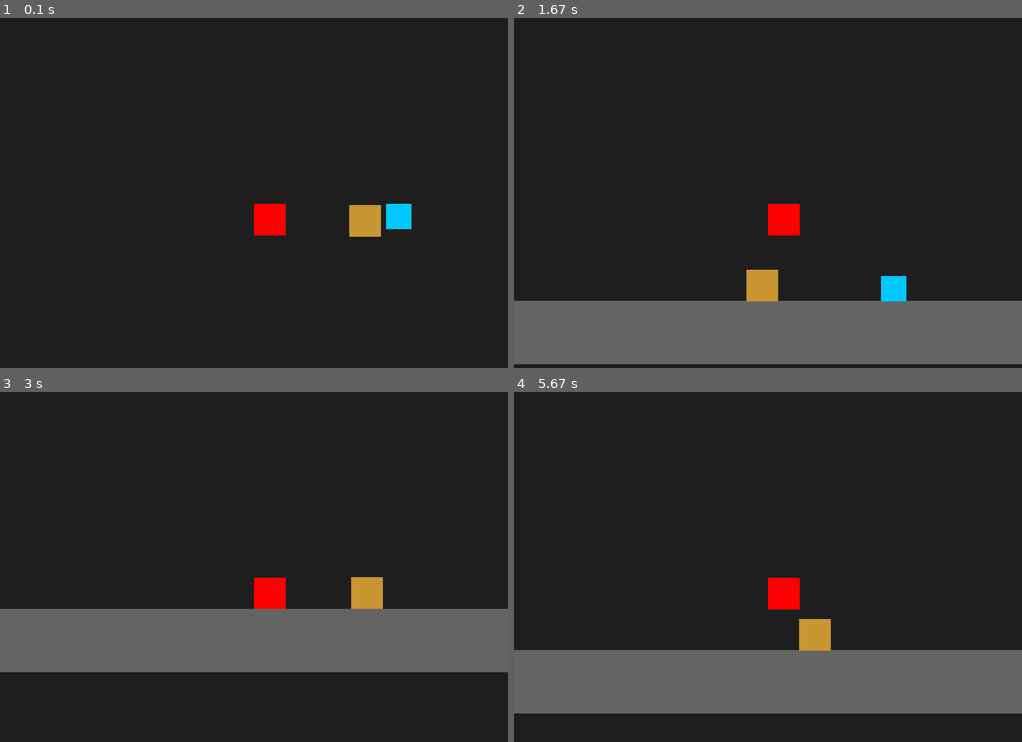
Above: before the commit, frames 1-4 (two rows, left to right).
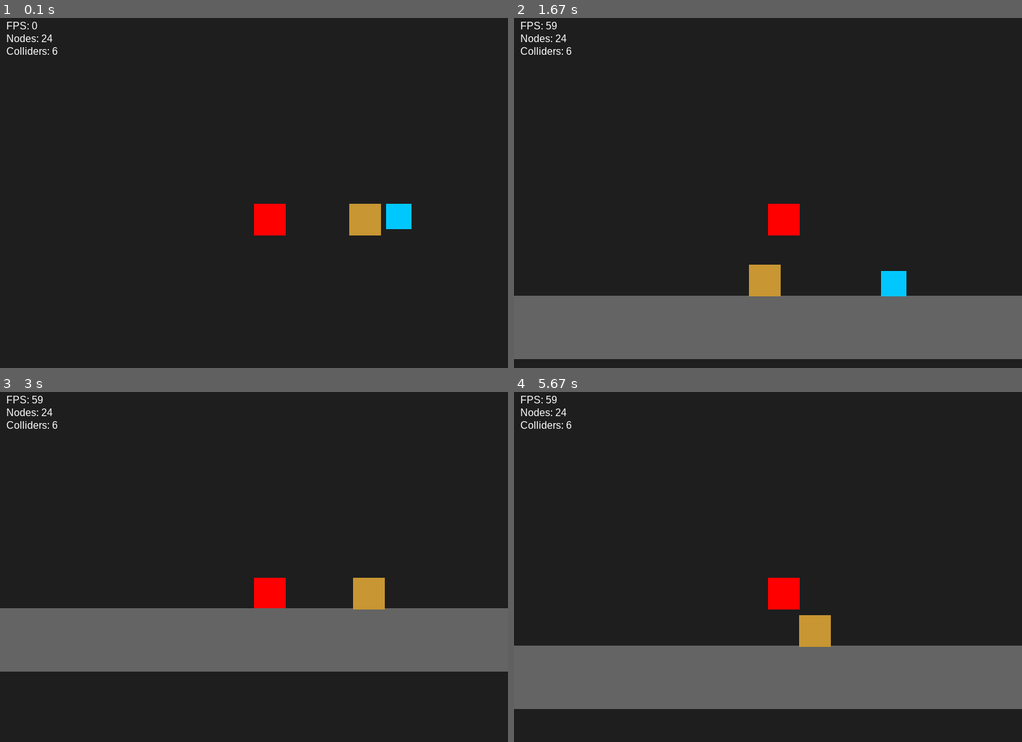
Above: after the commit, the same moments.

Repository: nalqit/py-engine
Game: pygame game, started from main.py
Same seed, same stepped clock (60 frames per second), same inputs: the game is played once before the commit and once after it.
Inputs:
- Up to frame 1 (0.1 s): no input
- Up to frame 2 (1.67 s): hold Right 0.33-0.8 s; hold Up 0.83-1.13 s; hold Right 1.17-1.63 s
- Up to frame 3 (3 s): hold Left 1.67-2.2 s; hold Down 2.23-2.53 s; hold Left 2.57-2.97 s
- Up to frame 4 (5.67 s): hold Up 3-3.37 s; hold Right 3.4-4.03 s; hold Left 4.47-4.93 s; hold Right 4.97-5.43 s; hold Up from 5.47 s (still down)

The runs differ from the first frame. In frame 1, 0.3% of the frame differs, in the area x 1-75%, y 1-63%; in frame 2, 3.4%, in the area x 0-100%, y 1-99%; in frame 3, 0.7%; in frame 4, 2.8%.

Commit message:
feat: Introduce a comprehensive 2D physics system with dynamic bodies, AI and input controllers, collision callbacks, and add NPCs and a StatsHUD.

Diff:
--- a/main.py
+++ b/main.py
@@ -6,6 +6,7 @@
 from src.scene.player import Player
 from src.scene.entities.box import Box
 from src.scene.entities.npc import NPC
+from src.scene.ui.stats_hud import StatsHUD
 
 from src.scene.input.input_manager import InputManager
 from src.scene.collision.collider2d import Collider2D
@@ -113,7 +114,7 @@
 )
 
     box_col.layer = "box"
-    box_col.mask = {"wall", "player", "box"}
+    box_col.mask = {"wall", "player", "box","npc"}
 
     box = Box(
         "Box",
@@ -150,6 +151,9 @@
     root.add_child(camera)
     Node2D.camera = player
 
+    hud = StatsHUD("HUD",root,clock)
+    root.add_child(hud)
+
     # ======================
     # Loop
     # ======================
@@ -163,6 +167,7 @@
                 running = False
 
         root.update(dt)
+        collision_world.process_collisions()
 
         screen.fill((30, 30, 30))
         root.render(screen)
--- a/src/scene/collision/collider2d.py
+++ b/src/scene/collision/collider2d.py
@@ -1,29 +1,25 @@
 import pygame
 from src.scene.node2d import Node2D
 
+
 class Collider2D(Node2D):
-    def __init__(self, name, x, y, width, height, is_static=False, shape="rect"):
+    def __init__(
+        self, name, x, y, width, height, is_static=False, shape="rect", is_trigger=False
+    ):
         super().__init__(name, x, y)
         self.width = width
         self.height = height
         self.is_static = is_static
+        self.is_trigger = is_trigger
         self.body_type = "static" if is_static else "dynamic"
         self.velocity = pygame.Vector2(0, 0)
         self.shape = shape
         self.layer = "default"
         self.mask = set()
 
-
     def get_rect(self):
         gx, gy = self.get_global_position()
-        return pygame.Rect(
-            int(gx),
-            int(gy),
-            self.width,
-            self.height
-    )
-
-
+        return pygame.Rect(int(gx), int(gy), self.width, self.height)
 
     def render(self, surface: pygame.Surface) -> None:
         # Debug Draw
@@ -35,7 +31,9 @@
 
         # Transparent overlay
         s = pygame.Surface((self.width, self.height), pygame.SRCALPHA)
-        color = (0, 0, 255, 128) if self.is_static else (255, 0, 0, 128) # Blue for walls, Red for player
+        color = (
+            (0, 0, 255, 128) if self.is_static else (255, 0, 0, 128)
+        )  # Blue for walls, Red for player
         s.fill(color)
         surface.blit(s, screen_rect)
 
@@ -43,6 +41,6 @@
         pygame.draw.rect(surface, (255, 255, 255), screen_rect, 1)
 
         super().render(surface)
+
     def get_mask_layer():
-
         pass
--- a/src/scene/collision/collision_world.py
+++ b/src/scene/collision/collision_world.py
@@ -6,40 +6,98 @@
 class CollisionWorld(Node2D):
     def __init__(self, name):
         super().__init__(name)
-
-    def _get_root(self):
-        node = self
-        while node.parent:
-            node = node.parent
-        return node
+        self._last_collisions = set()
 
     def _walk(self, node):
+        """هذه الدالة تستخدم للتكرار عبر جميع العقد في الشجرة"""
         for child in node.children:
             yield child
             yield from self._walk(child)
 
-    def _get_all_colliders(self):
-        root = self._get_root()
+    def check_collision(self, collider, test_x, test_y, margin=(0, 0)):
+        # rect الحالي
+        rect = collider.get_rect()
+
+        dx = test_x - collider.parent.local_x
+        dy = test_y - collider.parent.local_y
+
+        # Move then inflate (shrink if negative)
+        test_rect = rect.move(dx, dy).inflate(margin[0], margin[1])
+
+        # نطلع للجذر
+        root = self
+        while root.parent:
+            root = root.parent
+
+        # نمشي على كل الشجرة
         for node in self._walk(root):
-            if isinstance(node, Collider2D):
-                yield node
+            if not isinstance(node, Collider2D):
+                continue
 
-    def check_collision(self, collider, test_x, test_y):
-        test_rect = pygame.Rect(
-            test_x,
-            test_y,
-            collider.width,
-            collider.height
-        )
+            other = node
 
-        for other in self._get_all_colliders():
             if other is collider:
                 continue
 
             if other.layer not in collider.mask:
                 continue
 
+            # Triggers do not block movement
+            if other.is_trigger:
+                continue
+
             if test_rect.colliderect(other.get_rect()):
                 return other
 
         return None
+
+    def process_collisions(self):
+        """Call this once per frame"""
+        # نطلع للجذر
+        root = self
+        while root.parent:
+            root = root.parent
+
+        # نجمع كل الـ Colliders في المشهد
+        all_colliders = []
+        for node in self._walk(root):
+            if isinstance(node, Collider2D):
+                all_colliders.append(node)
+
+        current = set()
+
+        for i, a in enumerate(all_colliders):
+            for b in all_colliders[i + 1 :]:
+                # الفلترة الأساسية (Symmetric check)
+                # Check if A masks B OR B masks A
+                a_sees_b = b.layer in a.mask
+                b_sees_a = a.layer in b.mask
+
+                if not a_sees_b and not b_sees_a:
+                    continue
+
+                if a.get_rect().colliderect(b.get_rect()):
+                    pair = tuple(sorted((a, b), key=id))
+                    current.add(pair)
+
+                    if pair not in self._last_collisions:
+                        self._emit(a, b, "enter")
+                    else:
+                        self._emit(a, b, "stay")
+
+        # exited
+        for pair in self._last_collisions - current:
+            a, b = pair
+            self._emit(a, b, "exit")
+
+        self._last_collisions = current
+
+    def _emit(self, a, b, phase):
+        for col, other in ((a, b), (b, a)):
+            body = col.parent
+            if not body:
+                continue
+
+            method = f"on_collision_{phase}"
+            if hasattr(body, method):
+                getattr(body, method)(other)
--- a/src/scene/entities/box.py
+++ b/src/scene/entities/box.py
@@ -1,25 +1,11 @@
 from src.scene.physics.physics_body_2d import PhysicsBody2D
+
 
 class Box(PhysicsBody2D):
     def __init__(self, name, x, y, collider, collision_world):
         super().__init__(name, x, y, collider, collision_world)
 
         self.use_gravity = True
-        self.gravity = 1500
         self.velocity_x = 0
         self.velocity_y = 0
-
-    def update(self, delta):
-        # Gravity
-        if self.use_gravity:
-            self.velocity_y += self.gravity * delta
-
-        dx = self.velocity_x * delta
-        dy = self.velocity_y * delta
-
-        self.move_and_collide(dx, dy, delta)
-
-        # احتكاك بسيط
-        self.velocity_x *= 0.9
-
-        super().update(delta)
+        self.speed = 0  # Boxes don't have autonomous speed
--- a/src/scene/entities/npc.py
+++ b/src/scene/entities/npc.py
@@ -1,30 +1,11 @@
 from src.scene.physics.physics_body_2d import PhysicsBody2D
+from src.scene.physics.ai_controller import AIController
+
 
 class NPC(PhysicsBody2D):
     def __init__(self, name, x, y, collider, collision_world):
         super().__init__(name, x, y, collider, collision_world)
+        self.controller = AIController()
 
-        self.direction = 1
-        self.speed = 100
         self.use_gravity = True
-
-    def update(self, delta):
-        dx = self.direction * self.speed * delta
-
-        if self.use_gravity:
-            self.velocity_y += self.gravity * delta
-
-        dy = self.velocity_y * delta
-
-        # إذا اصطدم، يعكس الاتجاه
-        if self.collision_world.check_collision(
-            self.collider,
-            self.local_x + dx,
-            self.local_y
-        ):
-            self.direction *= -1
-            dx = 0
-
-        self.move_and_collide(dx, dy, delta)
-
-        super().update(delta)
+        self.speed = 100.0
--- /dev/null
+++ b/src/scene/physics/ai_controller.py
@@ -0,0 +1,19 @@
+from src.scene.physics.controller import Controller
+
+
+class AIController(Controller):
+    def __init__(self):
+        self.direction = 1
+
+    def update(self, body, delta):
+        speed = body.speed
+        dx = self.direction * speed * delta
+
+        # Check for collisions ahead to flip direction
+        if body.collision_world.check_collision(
+            body.collider, body.local_x + dx, body.local_y, margin=(0, -2)
+        ):
+            self.direction *= -1
+            body.velocity_x = 0
+        else:
+            body.velocity_x = self.direction * speed
--- /dev/null
+++ b/src/scene/physics/controller.py
@@ -0,0 +1,5 @@
+class Controller:
+    """Base class for all controllers that decide movement intent for PhysicsBody2D."""
+
+    def update(self, body, delta):
+        pass
--- /dev/null
+++ b/src/scene/physics/input_controller.py
@@ -0,0 +1,25 @@
+from src.scene.physics.controller import Controller
+
+
+class InputController(Controller):
+    def __init__(self, input_manager):
+        self.input = input_manager
+
+    def update(self, body, delta):
+        dx = 0
+        if self.input.is_pressed("move_left"):
+            dx -= 1
+        if self.input.is_pressed("move_right"):
+            dx += 1
+
+        # Set body horizontal velocity
+        body.velocity_x = dx * body.speed
+
+        # Jump logic
+        if self.input.is_pressed("move_up") and body.on_ground:
+            body.velocity_y = body.jump_force
+            body.on_ground = False
+
+        # Super jump / fast fall? (keeping user's recent change)
+        if self.input.is_pressed("move_down"):
+            body.velocity_y = (-body.jump_force + body.gravity) / 2
--- a/src/scene/physics/physics_body_2d.py
+++ b/src/scene/physics/physics_body_2d.py
@@ -1,4 +1,5 @@
 from src.scene.node2d import Node2D
+
 
 class PhysicsBody2D(Node2D):
     def __init__(self, name, x, y, collider, collision_world):
@@ -6,54 +7,90 @@
 
         self.collider = collider
         self.collision_world = collision_world
+        self.controller = None
 
         # Movement
         self.velocity_x = 0.0
         self.velocity_y = 0.0
         self.speed = 200.0
+        self.jump_force = -400.0
 
         # Gravity (اختياري)
         self.use_gravity = False
         self.gravity = 800.0
         self.on_ground = False
 
+    def update(self, delta):
+        # 1. Controller logic
+        if self.controller:
+            self.controller.update(self, delta)
+
+        # 2. Physics execution logic (Gravity)
+        if self.use_gravity and not self.on_ground:
+            self.velocity_y += self.gravity * delta
+
+        # 3. Resolve movement & collisions
+        dx = self.velocity_x * delta
+        dy = self.velocity_y * delta
+        self.move_and_collide(dx, dy, delta)
+
+        super().update(delta)
+
     def move_and_collide(self, dx, dy, delta):
-        # =================
-        # X axis
-        # =================
-        hit = self.collision_world.check_collision(
-            self.collider,
-            self.local_x + dx,
-            self.local_y
-        )
+        # --- X axis (Horizontal) ---
+        if dx != 0:
+            target_x = self.local_x + dx
+            hit_x = self.collision_world.check_collision(
+                self.collider, target_x, self.local_y, margin=(0, -2)
+            )
 
-        if not hit:
-            self.local_x += dx
-        else:
-            # 🔥 محاولة دفع الجسم
-            if not hit.is_static:
-                # جرّب تحريك الجسم المصطدم
-                if not self.collision_world.check_collision(
-                    hit,
-                    hit.parent.local_x + dx,
-                    hit.parent.local_y
-                ):
-                    hit.parent.local_x += dx
-                    self.local_x += dx
+            if not hit_x:
+                self.local_x += dx
+            else:
+                # Dynamic Collision Resolution
+                if not hit_x.is_static:
+                    body_to_push = hit_x.parent
 
-        # =================
-        # Y axis
-        # =================
-        hit = self.collision_world.check_collision(
-            self.collider,
-            self.local_x,
-            self.local_y + dy
-        )
+                    # Check if the pushed body (Box) is blocked by something else (NPC/Wall)
+                    blocker = self.collision_world.check_collision(
+                        hit_x,
+                        body_to_push.local_x + dx,
+                        body_to_push.local_y,
+                        margin=(0, -2),
+                    )
 
-        if not hit:
-            self.local_y += dy
-            self.on_ground = False
-        else:
-            if dy > 0:
-                self.on_ground = True
-            self.velocity_y = 0
+                    can_push = True
+                    if blocker:
+                        can_push = False
+
+                    if can_push:
+                        body_to_push.local_x += dx
+                        self.local_x += dx
+
+        # --- Y axis (Vertical) ---
+        # Initialize as false, will be set true if we hit floor
+        self.on_ground = False
+
+        if dy != 0:
+            target_y = self.local_y + dy
+            hit_y = self.collision_world.check_collision(
+                self.collider, self.local_x, target_y, margin=(-2, 0)
+            )
+
+            if not hit_y:
+                self.local_y += dy
+            else:
+                if dy > 0:  # Falling down
+                    self.on_ground = True
+                    self.velocity_y = 0  # Reset gravity accumulation
+                elif dy < 0:  # Jumping up into ceiling
+                    self.velocity_y = 0
+
+    def on_collision_enter(self, other):
+        pass
+
+    def on_collision_stay(self, other):
+        pass
+
+    def on_collision_exit(self, other):
+        pass
--- a/src/scene/player.py
+++ b/src/scene/player.py
@@ -1,42 +1,16 @@
 from src.scene.physics.physics_body_2d import PhysicsBody2D
+from src.scene.physics.input_controller import InputController
+
 
 class Player(PhysicsBody2D):
-
     def __init__(self, name, x, y, input_manager, collider, collision_world):
         super().__init__(name, x, y, collider, collision_world)
+        self.controller = InputController(input_manager)
 
-        self.input = input_manager
         self.use_gravity = True
+        self.speed = 200.0
         self.jump_force = -400.0
-        self.collider = collider
-        self.collision_world = collision_world
-        self.speed = 200.0
 
-        # Physics
-        self.velocity_y = 0.0
-        self.gravity = 800.0
-        self.jump_force = -400.0
-        self.on_ground = False
-
-    def update(self, delta):
-        dx = 0
-
-        if self.input.is_pressed("move_left"):
-            dx -= 1
-        if self.input.is_pressed("move_right"):
-            dx += 1
-
-        dx *= self.speed * delta
-
-        if self.use_gravity:
-            self.velocity_y += self.gravity * delta
-
-        if self.input.is_pressed("move_up") and self.on_ground:
-            self.velocity_y = self.jump_force
-            self.on_ground = False
-
-        dy = self.velocity_y * delta
-
-        self.move_and_collide(dx, dy, delta)
-
-        super().update(delta)
+    def on_collision_enter(self, other):
+        if other.layer == "box":
+            print("Player started pushing box")
Not shown, changed: README.md
